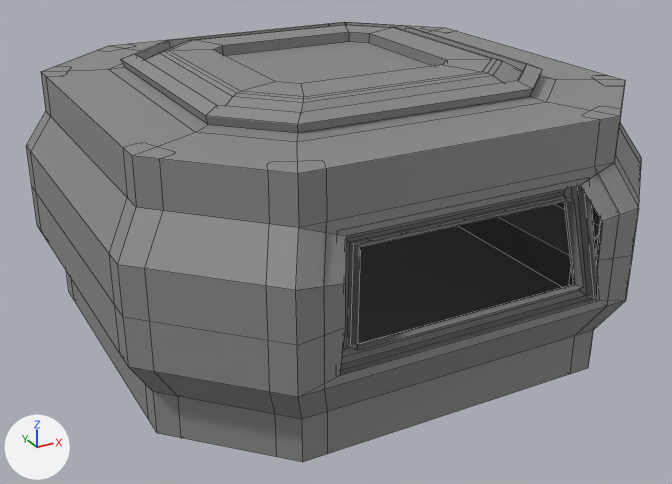
Two versions of the FBX model Assets/_Project/Art/Models/SpaceShip.fbx, one commit apart.
Camera for both pictures: a 50 mm camera at (-12.34, -22.94, 13.36) aimed at (-0.12, -0.72, 2.26). Arrows for +X, +Y and +Z are at lower left; the lights stay in place. The first picture is the older version. Mesh edges are drawn as thin lines. Vertices at exactly the same position are counted once.

Script lines for the objects in view, before the commit:
```python
me_cylinder = bpy.data.meshes.new('Cylinder')
me_cylinder.from_pydata(...)  # 632 vertices, 499 faces; spans x -7.7..7.7, y -7.7..7.7, z 0.0..7.7
me_cylinder.materials.append(mat_material_001)  # grey #898989
ob_walls = bpy.data.objects.new('Walls', me_cylinder)
ob_walls.location = (0.0, 0.0, 0.0)
```
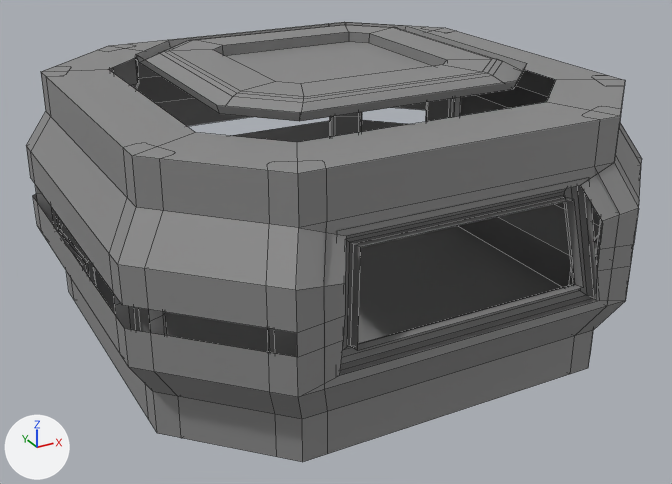
Patch to the scene script:
```diff
--- a/Assets/_Project/Art/Models/SpaceShip.fbx.py
+++ b/Assets/_Project/Art/Models/SpaceShip.fbx.py
@@ me_cylinder @@
 # used by ob_walls; location = (0.0, 0.0, 0.0)
-me_cylinder.from_pydata(...)  # 632 vertices, 499 faces; spans x -7.7..7.7, y -7.7..7.7, z 0.0..7.7
+me_cylinder.from_pydata(...)  # 626 vertices, 477 faces; spans x -7.7..7.7, y -7.7..7.7, z 0.0..7.7
+# me_cylinder part 1
+# 26 vertices are removed from x -7.7..7.7, y -7.7..7.7, z 3.5..7.4
+# 42 faces are deleted
+# 4 vertices are added at (-3.7, -7.6, 3.3), (-3.7, -7.6, 3.9), (3.5, -7.6, 3.9), (3.5, -7.6, 3.3)
+# 8 new vertices lie (0.0, 0.0, 0.9) away from vertices in x -7.7..7.7, y -7.7..7.7, z 2.3
+# 8 new vertices lie (0.0, 0.0, -1.0) away from vertices in x -7.7..7.7, y -7.7..7.7, z 4.8
+# 20 new faces join them
 me_cylinder.materials.append(mat_material_001)
```

Boxes (x1, y1, x2, y2) around the edits, measured in the pictures (672 x 484 px):
part 1 of me_cylinder, cut back: before (26, 41, 639, 397); after (26, 95, 639, 397)
